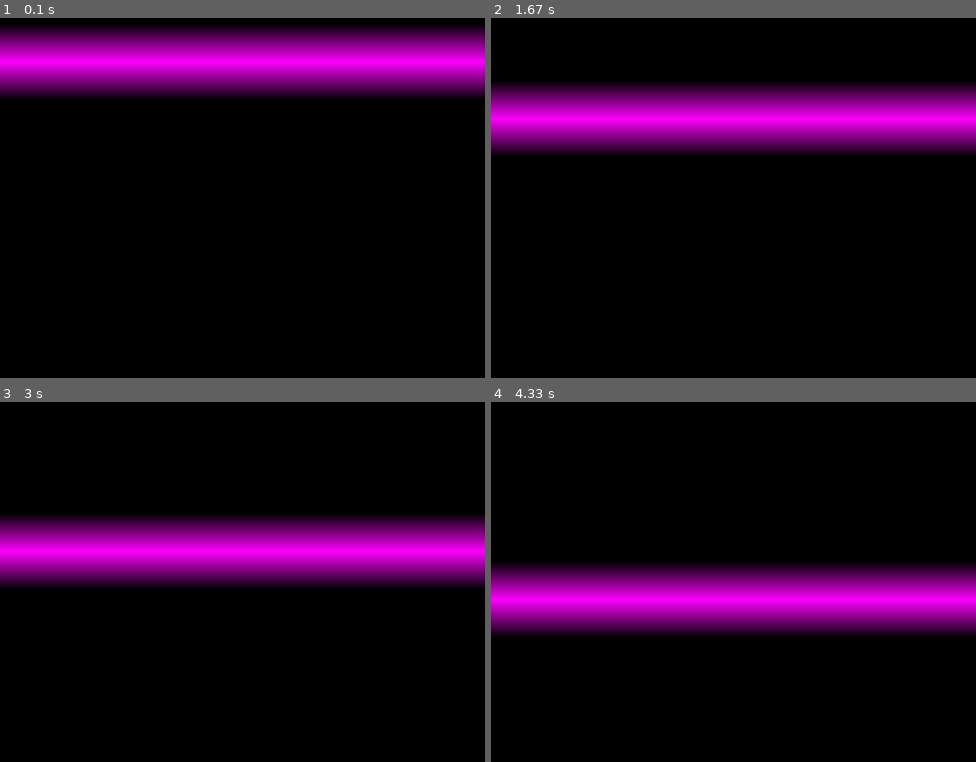
Above: before the commit, frames 1-4 (two rows, left to right).
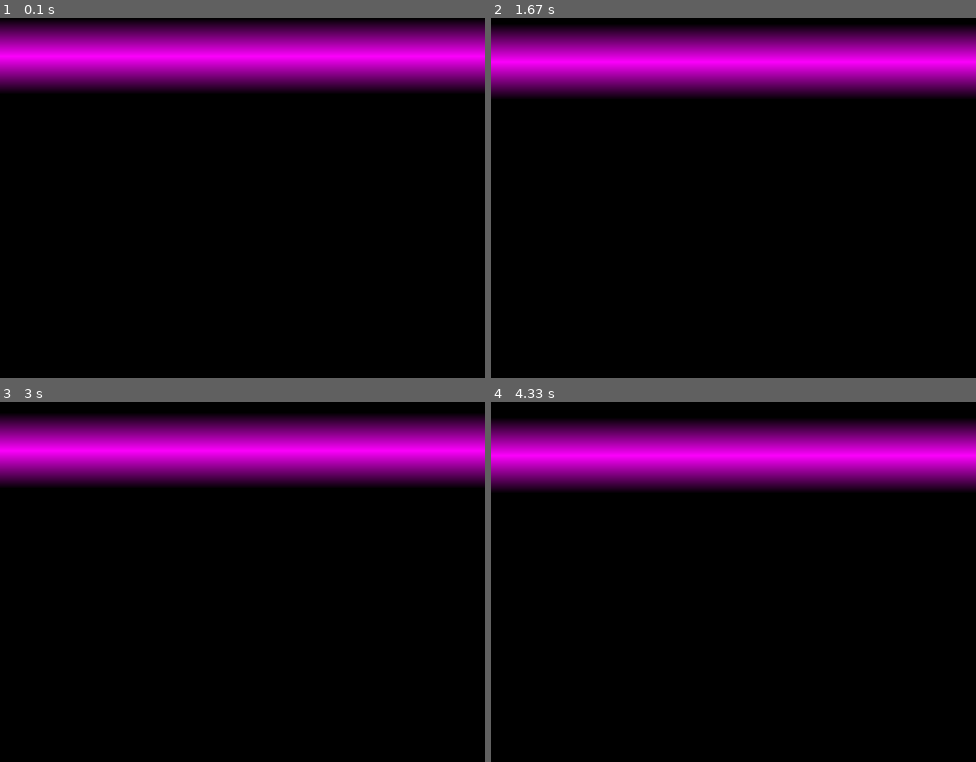
Above: after the commit, the same moments.

Repository: CatAnajovich/Per_3_Cat_Pygame
Game: pygame game, started from Gradient.py
Same seed, same stepped clock (60 frames per second), same inputs: the game is played once before the commit and once after it.
Inputs:
- Up to frame 1 (0.1 s): no input
- Up to frame 2 (1.67 s): no input
- Up to frame 3 (3 s): no input
- Up to frame 4 (4.33 s): no input

The runs differ from the first frame. In frame 1, 20% of the frame differs, in the area x 0-100%, y 1-22%; in frame 2, 34%; in frame 3, 38%, in the area x 0-100%, y 4-52%; in frame 4, 38%.

Commit message:
Still working

Diff:
--- a/Gradient.py
+++ b/Gradient.py
@@ -1,7 +1,7 @@
 import pygame
 
 y = 0
-dir = 1
+dir = .1
 running = 1
 barheight = 124
 Height = 600
